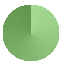
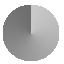
The second 64×64 image is a revision of the first. Changes to its layers:
pixels changed over left=3, top=5, right=59, bottom=61 (layer not identified)
